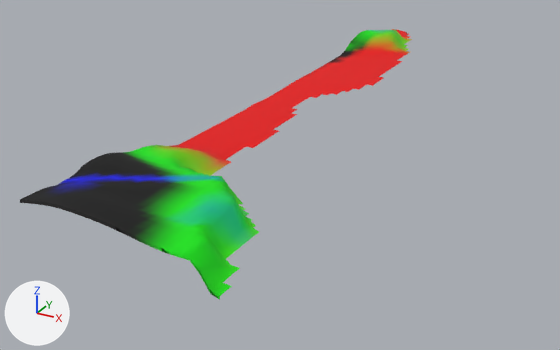
One commit to the glTF model dushanbe_city/assets/terrain/coast_400_-400_400.glb: the scene before it, then after it.
Before and after are seen from a camera (50 mm lens) standing at (621.0, -191.0, 143.0) and looking at (429.0, 159.0, -31.0). The axes (+X, +Y, +Z) are drawn at lower left. The lights are the same throughout. The picture after the commit comes second. Vertices at exactly the same position are counted once.

In view in the first picture: 'terrain'.
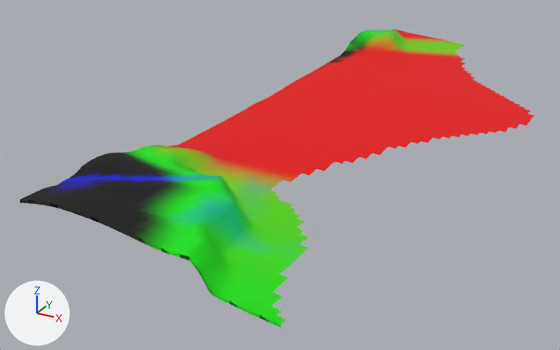
Where the change shows, as pixel boxes [x1, y1, x2, y2] in the pictures (560 x 350 px):
```json
{"object": "terrain", "change": "reshaped", "before": [20, 29, 412, 300], "after": [20, 29, 534, 328], "on screen": "31% wider, 10% taller"}
{"part": 1, "of": "me_terrain", "change": "added", "after": [211, 32, 534, 328]}
```

Edits to the scene script, one JSON object a line:
```json
{"block": "me_terrain", "where": "# used by ob_terrain; location = (600.0, 200.0, 0.0)"}
{"op": "remove", "block": "me_terrain", "code": "me_terrain.from_pydata(...)  # 1247 vertices, 2226 faces; spans x -200.0..-108.0, y -200.0..200.0, z -4.0..16.0"}
{"op": "add", "block": "me_terrain", "code": "me_terrain.from_pydata(...)  # 2672 vertices, 5040 faces; spans x -200.0..-56.0, y -200.0..200.0, z -8.0..16.0"}
{"block": "me_terrain", "change": "me_terrain part 1: 1425 vertices added at x -184.0..-56.0, y -200.0..200.0, z -8.0..-2.0"}
```
